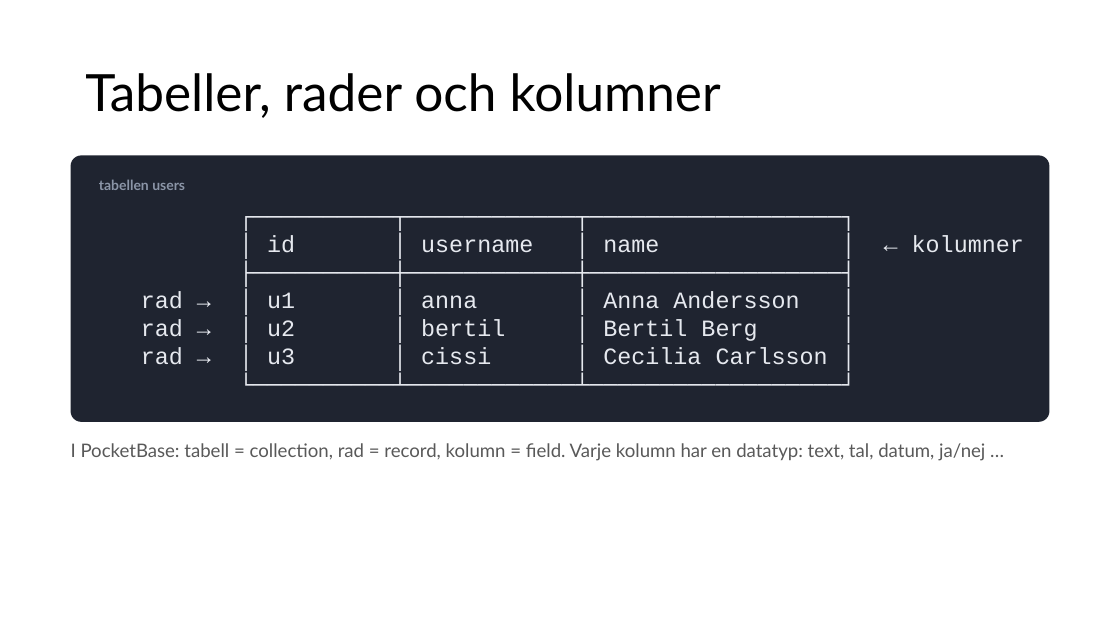
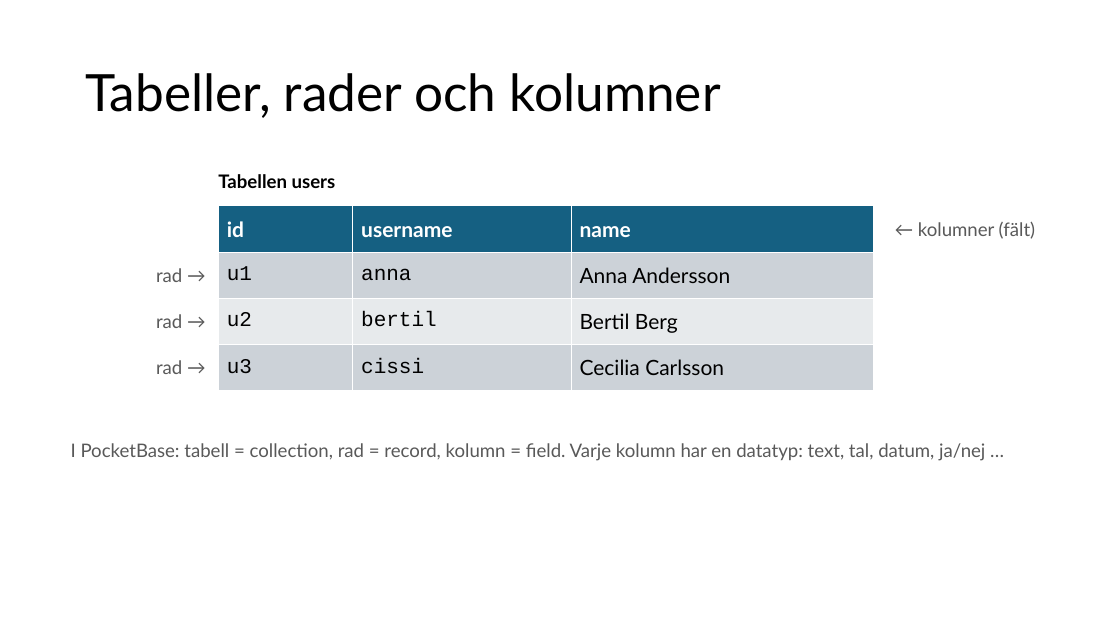
Before and after one commit to abbjetmus/pocketbase-flutter-kurs, a slide deck: slide 9 of Databaser och mobilapputveckling - sammanfattning.pptx. Drawn at 1120x630 pixels with LibreOffice and Linux fonts; fonts in the diff are those of the drawing. Boxes give left, top, right and bottom in pixels: in the first picture for what was removed or moved away, otherwise in the second. Text is boxed around its words. In the diff, an @@ line names an element or a change of style, - is before the commit and + after.

```diff
--- a/Databaser och mobilapputveckling - sammanfattning.pptx
+++ b/Databaser och mobilapputveckling - sammanfattning.pptx
@@ rounded rectangle removed at (71, 155, 1049, 422) @@
-tabellen users
-┌──────────┬────────────┬──────────────────┐
-│ id │ username │ name │ ← kolumner
-├──────────┼────────────┼──────────────────┤
-rad → │ u1 │ anna │ Anna Andersson │
-rad → │ u2 │ bertil │ Bertil Berg │
-rad → │ u3 │ cissi │ Cecilia Carlsson │
-└──────────┴────────────┴──────────────────┘
@@ text added at (218, 174, 336, 188), 16 pt, text #000000, bold @@
+Tabellen users
@@ table added at (218, 206, 874, 391), 4 rows, 3 columns @@
+id | username | name
+u1 | anna | Anna Andersson
+u2 | bertil | Bertil Berg
+u3 | cissi | Cecilia Carlsson
@@ text added at (918, 222, 1035, 239), 16 pt, text #595959 @@
+← kolumner (fält)
@@ text added at (156, 268, 182, 282), 16 pt, text #595959 @@
+rad →
@@ text added at (156, 314, 182, 328), 16 pt, text #595959 @@
+rad →
@@ text added at (156, 360, 182, 374), 16 pt, text #595959 @@
+rad →
```
Also in this commit, not shown: 2 other slides changed.
